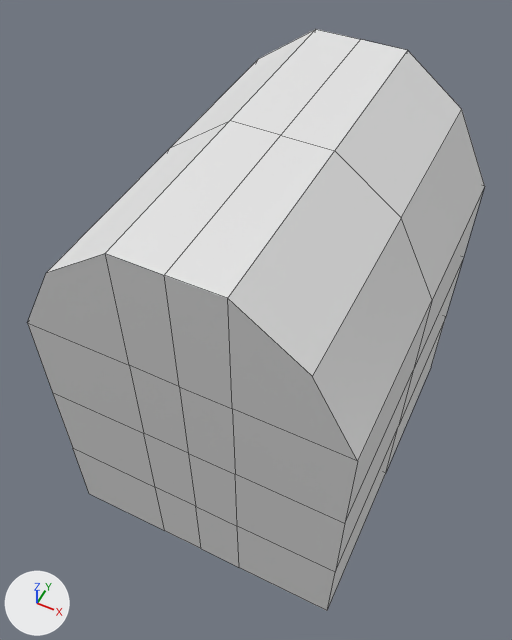
The Blender file treasure_cheast_sonny_donaldson_01.blend: old version first, new version second.
The view is the same before and after, from a camera (50 mm lens) standing at (1.7, -3.77, 5.02) and looking at (-0.13, -0.12, 0.46). Arrows for +X, +Y and +Z are at lower left; the lights stay in place. The first picture is the older version. Mesh edges are drawn as thin lines.

Before the edit, the objects in view are built like this:
```python
me_cube_002 = bpy.data.meshes.new('Cube.002')
me_cube_002.from_pydata(...)  # 24 vertices, 16 faces; spans x 0.0..1.0, y -1.0..0.0, z -1.0..1.82
ob_cube = bpy.data.objects.new('Cube', me_cube_002)
ob_cube.location = (0.0, 0.0, 0.0)
ob_cube.scale = (1.25, 1.5, 1.25)
_m = ob_cube.modifiers.new('Mirror', 'MIRROR')
_m.use_axis = (True, True, False)
_m.use_clip = True
```
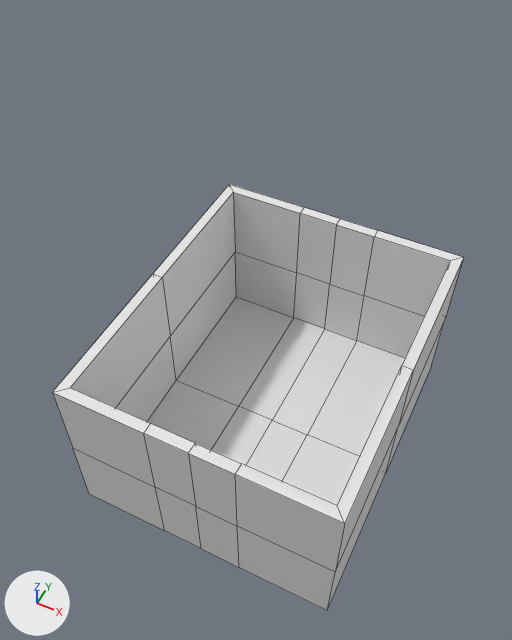
What changed in the scene script:
```text
Change me_cube_002:
    used by ob_cube; location = (0.0, 0.0, 0.0); scale = (1.25, 1.5, 1.25)
    remove me_cube_002.from_pydata(...)  # 24 vertices, 16 faces; spans x 0.0..1.0, y -1.0..0.0, z -1.0..1.82
    add me_cube_002.from_pydata(...)  # 14 vertices, 8 faces; spans x 0.0..1.25, y -1.5..0.0, z -1.25..0.42
    me_cube_002 part 1: the whole mesh is rebuilt
Change ob_cube:
    ob_cube.scale: (1.25, 1.5, 1.25) -> (1.0, 1.0, 1.0)
    add _m = ob_cube.modifiers.new('Solidify', 'SOLIDIFY')
    add _m.thickness = 0.1
    add _m.use_even_offset = True
```

Changed parts and their boxes (x1, y1, x2, y2) in the pictures (512 x 640 px):
'Cube', reshaped, modifiers changed, rescaled (10% narrower, 27% shorter)
    before: (28, 29, 485, 611)
    after: (53, 184, 463, 611)
